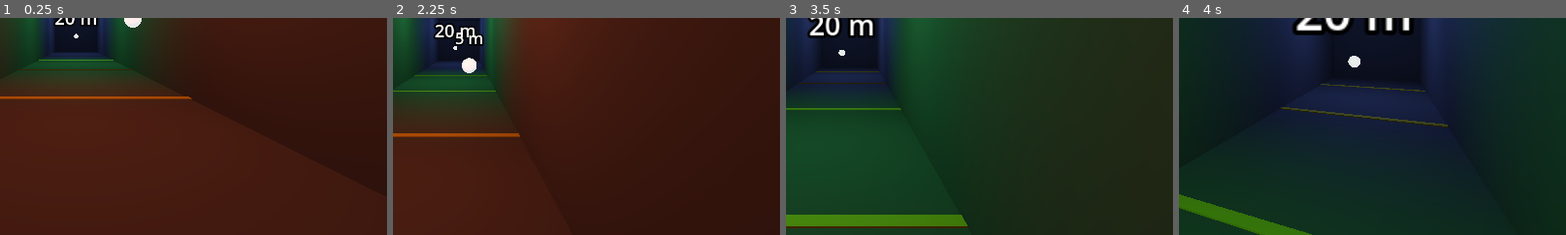
Above: before the commit, frames 1-4 (left to right).
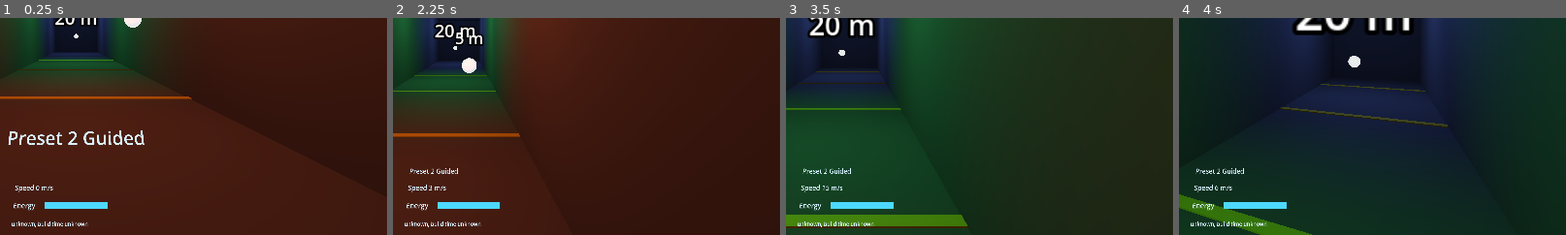
Above: after the commit, the same moments.

Repository: noless-zz/meltdown
Game: Godot game, scene res://main.tscn
The game is run twice, just before and just after one commit, with the same random seed, the same clock (stepped at 60 frames per second) and the same inputs.
Inputs (mouse positions are % of the whole screen's width and height, from its top left):
- Up to frame 1 (0.25 s): no input
- Up to frame 2 (2.25 s): tap Enter at 0.5 s; move the mouse to (72, 45) at 0.52 s; hold D 0.53-1.28 s; tap R at 0.6 s; click (72, 45) at 0.67 s; tap Space at 0.77, 1.52 s; move the mouse to (30, 55) at 1.27 s; hold S 1.28-2.03 s; tap E at 1.35 s; move the mouse to (60, 28) at 2.02 s; hold D from 2.03 s (still down); tap Shift at 2.1 s
- Up to frame 3 (3.5 s): move the mouse to (45, 70) at 2.77 s; release D at 2.78 s; hold W from 2.78 s (still down); tap Z at 2.85 s; click (45, 70) at 2.92 s; tap Space at 3.02 s
- Up to frame 4 (4 s): move the mouse to (80, 65) at 3.52 s; release W at 3.53 s; hold Left from 3.53 s (still down); tap Tab at 3.6 s; tap Space at 3.77 s
The pictures show only the part of the screen within x 40-90%, y 45-94%; the shares and areas given below are measured in that part.

The runs differ from the first frame. In frame 1, 1.7% of the frame differs, in the area x 2-38%, y 51-97%; in frame 2, 1.0%; in frame 3, 1.0%; in frame 4, 1.0%.

Commit message:
Show a cockpit status panel: preset, speed, energy, boost, build (#146)
The owner could not tell in the headset whether boost fired, how fast the
ship was going, how much energy was left, which comfort preset was active or
which build was running. A small panel fixed in the cockpit (a child of the
rig origin at the ship's centre, not of the camera) now shows all of it, and
a new preset is shown large for two seconds.

The panel only takes plain values from main.gd, so it never reads or writes
simulation state (ARC-3, MP-2). main.gd also logs afterburner on/off from the
ship state so a device log shows whether the stick click reaches the sim.

Co-Authored-By: Claude Opus 5.5 <noreply@anthropic.com>
Claude-Session: https://claude.ai/code/session_01Hhhk3zchvL4LeE3tZPzKJQ

Diff:
--- a/game/main.gd
+++ b/game/main.gd
@@ -45,6 +45,12 @@
 var head_recentre: HeadRecentre = HeadRecentre.new()
 ## Set when focus returns; the frame after a pause may run only one tick.
 var _resume_frame: bool = false
+## The panel under the rig, added by `attach_status_panel` (#146).
+var status_panel: StatusPanel = null
+## Which build this is, shown on the status panel; unknown in an editor run.
+var build_info: BuildInfo = BuildInfo.load_from(BuildInfo.DEFAULT_PATH)
+## The afterburner state last logged, so each start and stop is logged once.
+var _afterburner_logged: bool = false
 
 
 func _ready() -> void:
@@ -75,6 +81,7 @@
 		get_node_or_null("XRRig/RightHand") as XRController3D)
 	place_tunnel()
 	attach_fade_overlay()
+	attach_status_panel()
 	place_rig()
 	InstallerProbe.run_if_requested()  # Debug builds, only when asked (#130).
 
@@ -131,7 +138,9 @@
 		_end_one_tick_if_flown()
 	if fade_overlay != null:
 		fade_overlay.set_alpha(reset_hold.alpha)
+	log_afterburner()
 	place_rig()
+	update_status_panel(delta_seconds)
 
 
 ## Makes preset `number` (1..4) the active one; see `ComfortWiring.set_preset`.
@@ -159,6 +168,45 @@
 	if camera != null and fade_overlay == null:
 		fade_overlay = FadeOverlay.new()
 		camera.add_child(fade_overlay)
+
+
+## Puts the status panel under the rig origin, not the camera, so it stays in
+## the cockpit while the head turns; `update_status_panel` places it.
+func attach_status_panel() -> void:
+	var rig: Node3D = get_node_or_null("XRRig") as Node3D
+	if rig != null and status_panel == null:
+		status_panel = StatusPanel.new()
+		rig.add_child(status_panel)
+
+
+## Hands the panel this frame's values, read from copies of the latest ship
+## state; the panel never sees the session itself (ARC-3).
+func update_status_panel(delta_seconds: float) -> void:
+	if status_panel == null:
+		return
+	# The ship's centre sits at the recentred head point in the rig's space.
+	status_panel.transform = StatusPanel.rig_transform(head_recentre.offset.affine_inverse())
+	var ship: ShipState = session.current_ship()
+	var boost: String = ""
+	if ship.afterburner_active:
+		boost = StatusPanel.BOOST_ON
+	elif ship.afterburner_locked:
+		boost = StatusPanel.BOOST_RECHARGING
+	var energy_fraction: float = ship.energy / ship.max_energy if ship.max_energy > 0.0 else 0.0
+	status_panel.show_values(comfort.number, comfort.preset.display_name, ship.velocity.length(),
+		energy_fraction, boost, build_info.describe())
+	status_panel.advance(delta_seconds)
+
+
+## Logs each afterburner start and stop, so a device log shows whether the
+## stick click reaches the simulation (#146). Read from the latest state once
+## per frame: `Sim.last_events` only holds the last tick of a frame, so an
+## event on an earlier tick of a multi-tick frame would be missed.
+func log_afterburner() -> void:
+	var active: bool = session.current_ship().afterburner_active
+	if active != _afterburner_logged:
+		_afterburner_logged = active
+		print("Meltdown: afterburner %s" % ("on" if active else "off"))
 
 
 ## Puts the rig at the ship's pose for this frame, offset so the head sits at
--- /dev/null
+++ b/game/tests/test_status_panel.gd
@@ -0,0 +1,184 @@
+extends RefCounted
+
+## The cockpit status panel (#146): what it shows for given values, the large
+## preset label on a change, and the main scene feeding it the ship's speed,
+## energy and afterburner state and the active preset (ARC-3, MP-2).
+
+const FRAME: float = 1.0 / 90.0
+
+
+static func _values(buttons: Dictionary = {}) -> Dictionary:
+	var values: Dictionary = ControllerSampler.idle_values()
+	values["buttons"] = buttons
+	return values
+
+
+func _main() -> Node:
+	var scene: PackedScene = load("res://main.tscn") as PackedScene
+	var main: Node = scene.instantiate() if scene != null else null
+	if main != null:
+		main.call("attach_status_panel")
+	return main
+
+
+func test_the_panel_shows_the_values_it_is_given() -> String:
+	var panel: StatusPanel = StatusPanel.new()
+	panel.show_values(3, "Pilot", 19.6, 0.25, StatusPanel.BOOST_ON, "1a2b3c4, built 2026-11-16 10:00 UTC")
+	var shown: Dictionary = panel.texts()
+	var bar: float = panel.energy_bar_scale()
+	panel.free()
+	if shown[StatusPanel.PRESET_NAME] != "Preset 3 Pilot":
+		return "preset reads %s" % shown[StatusPanel.PRESET_NAME]
+	if shown[StatusPanel.SPEED_NAME] != "Speed 20 m/s":
+		return "speed reads %s (19.6 should round to 20)" % shown[StatusPanel.SPEED_NAME]
+	if shown[StatusPanel.BOOST_NAME] != "BOOST":
+		return "boost reads %s" % shown[StatusPanel.BOOST_NAME]
+	if shown[StatusPanel.BUILD_NAME] != "1a2b3c4, built 2026-11-16 10:00 UTC":
+		return "build reads %s" % shown[StatusPanel.BUILD_NAME]
+	if not is_equal_approx(bar, 0.25):
+		return "the energy bar is %.3f long for a quarter pool" % bar
+	return ""
+
+
+func test_boost_recharging_and_nothing() -> String:
+	var panel: StatusPanel = StatusPanel.new()
+	var seen: Array[String] = []
+	for boost: String in [StatusPanel.BOOST_ON, StatusPanel.BOOST_RECHARGING, ""]:
+		panel.show_values(2, "Guided", 0.0, 1.0, boost, "")
+		seen.append(String(panel.texts()[StatusPanel.BOOST_NAME]))
+	panel.free()
+	if seen != ["BOOST", "recharging", ""]:
+		return "boost texts were %s" % str(seen)
+	return ""
+
+
+func test_the_energy_bar_follows_the_fraction_and_stays_in_range() -> String:
+	var panel: StatusPanel = StatusPanel.new()
+	var cases: Dictionary = {0.0: 0.0, 0.5: 0.5, 1.0: 1.0, -0.2: 0.0, 1.5: 1.0}
+	for fraction: float in cases:
+		panel.show_values(2, "Guided", 0.0, fraction, "", "")
+		if not is_equal_approx(panel.energy_bar_scale(), cases[fraction]):
+			var got: float = panel.energy_bar_scale()
+			panel.free()
+			return "fraction %.2f drew a bar of %.3f" % [fraction, got]
+	panel.free()
+	return ""
+
+
+func test_a_preset_change_shows_large_for_two_seconds() -> String:
+	var panel: StatusPanel = StatusPanel.new()
+	panel.show_values(2, "Guided", 0.0, 1.0, "", "")
+	panel.advance(StatusPanel.PRESET_LARGE_SECONDS + 0.1)
+	panel.show_values(2, "Guided", 0.0, 1.0, "", "")
+	var large_without_change: bool = panel.large_preset_visible()
+	panel.show_values(3, "Pilot", 0.0, 1.0, "", "")
+	var large_on_change: bool = panel.large_preset_visible()
+	var large_text: String = panel.texts()[StatusPanel.PRESET_LARGE_NAME]
+	panel.advance(1.9)
+	panel.show_values(3, "Pilot", 0.0, 1.0, "", "")
+	var large_before_two: bool = panel.large_preset_visible()
+	panel.advance(0.2)
+	panel.show_values(3, "Pilot", 0.0, 1.0, "", "")
+	var large_after_two: bool = panel.large_preset_visible()
+	var small_after: bool = (panel.get_node(StatusPanel.PRESET_NAME) as Label3D).visible
+	panel.free()
+	if large_without_change:
+		return "the large preset showed without a change"
+	if not large_on_change or large_text != "Preset 3 Pilot":
+		return "a change to preset 3 did not show it large: %s" % large_text
+	if not large_before_two:
+		return "the large preset went before two seconds"
+	if large_after_two or not small_after:
+		return "after two seconds the preset was not small again"
+	return ""
+
+
+func test_the_panel_sits_low_and_ahead_in_the_cockpit() -> String:
+	var at: Transform3D = StatusPanel.rig_transform(Transform3D.IDENTITY)
+	var facing: Vector3 = at.basis.z
+	var to_eye: Vector3 = -at.origin.normalized()
+	if at.origin.y >= 0.0 or at.origin.z >= 0.0:
+		return "the panel is not below and ahead: %s" % at.origin
+	if at.origin.length() >= 1.0:
+		return "the panel is outside the ship's collision sphere"
+	if facing.dot(to_eye) < 0.9:
+		return "the panel's face does not point at the eyes: %s" % facing
+	# Moving the cockpit moves the panel with it.
+	var moved: Transform3D = StatusPanel.rig_transform(Transform3D(Basis.IDENTITY, Vector3(0.0, 1.2, 0.0)))
+	if not moved.origin.is_equal_approx(at.origin + Vector3(0.0, 1.2, 0.0)):
+		return "the panel did not follow the cockpit point"
+	return ""
+
+
+func test_main_attaches_the_panel_to_the_rig_not_the_camera() -> String:
+	var main: Node = _main()
+	main.call("attach_status_panel")
+	var panel: StatusPanel = main.get("status_panel")
+	var parent: String = String(panel.get_parent().name) if panel != null else ""
+	var count: int = 0
+	for child: Node in main.get_node("XRRig").get_children():
+		if child is StatusPanel:
+			count += 1
+	main.free()
+	if parent != "XRRig":
+		return "the panel's parent is '%s', not the rig origin" % parent
+	if count != 1:
+		return "attaching twice left %d panels" % count
+	return ""
+
+
+func test_holding_boost_shows_boost_and_speed_in_the_main_scene() -> String:
+	var main: Node = _main()
+	for i: int in 30:
+		main.call("apply_controls", _values({"right_button_lower": true}))
+		main.call("advance_frame", FRAME)
+	var panel: StatusPanel = main.get("status_panel")
+	var shown: Dictionary = panel.texts()
+	var bar: float = panel.energy_bar_scale()
+	var ship: ShipState = (main.get("session") as LocalSession).current_ship()
+	var energy: float = ship.energy / ship.max_energy
+	main.free()
+	if shown[StatusPanel.BOOST_NAME] != "BOOST":
+		return "with the afterburner held the panel shows '%s'" % shown[StatusPanel.BOOST_NAME]
+	if shown[StatusPanel.SPEED_NAME] == "Speed 0 m/s":
+		return "the panel shows no speed while boosting"
+	if not is_equal_approx(bar, energy) or bar >= 1.0:
+		return "the bar shows %.3f, the ship has %.3f" % [bar, energy]
+	return ""
+
+
+func test_a_preset_change_reaches_the_panel() -> String:
+	var main: Node = _main()
+	main.call("advance_frame", StatusPanel.PRESET_LARGE_SECONDS + 0.1)
+	var panel: StatusPanel = main.get("status_panel")
+	var large_settled: bool = panel.large_preset_visible()
+	main.call("apply_controls", _values({"left_button_upper": true}))
+	main.call("advance_frame", FRAME)
+	var shown: String = panel.texts()[StatusPanel.PRESET_NAME]
+	var large: bool = panel.large_preset_visible()
+	main.free()
+	if large_settled:
+		return "the start preset was still large after two seconds"
+	if not shown.begins_with("Preset 3 "):
+		return "after Y the panel shows '%s'" % shown
+	if not large:
+		return "the new preset was not shown large"
+	return ""
+
+
+func test_the_panel_leaves_the_simulation_alone() -> String:
+	var with_panel: Node = _main()
+	var without: Node = (load("res://main.tscn") as PackedScene).instantiate()
+	for i: int in 45:
+		var values: Dictionary = _values({"right_button_lower": i < 20})
+		values["right_stick"] = Vector2(0.4, 0.2)
+		for main: Node in [with_panel, without]:
+			main.call("apply_controls", values)
+			main.call("advance_frame", FRAME)
+	var hash_with: int = (with_panel.get("session") as LocalSession).sim.state_hash()
+	var hash_without: int = (without.get("session") as LocalSession).sim.state_hash()
+	with_panel.free()
+	without.free()
+	if hash_with != hash_without:
+		return "showing the panel changed the simulation"
+	return ""
--- /dev/null
+++ b/game/xr/status_panel.gd
@@ -0,0 +1,183 @@
+class_name StatusPanel
+extends Node3D
+
+## A small panel fixed in the cockpit, low and ahead of the eye point, that
+## shows at a glance what the owner could not tell in the headset (#146): the
+## active comfort preset, the ship's speed, the energy pool, whether the
+## afterburner is boosting or locked out, and which build is running.
+##
+## It is given plain values every frame and keeps no reference to the ship or
+## the session, so it can never read more than it is handed or write
+## simulation state (ARC-3, MP-2). Unshaded labels and one bar mesh: no
+## lights, no textures, nothing per-pixel beyond the glyphs (PRF-2).
+
+const NODE_NAME: String = "StatusPanel"
+const PRESET_NAME: String = "Preset"
+const PRESET_LARGE_NAME: String = "PresetLarge"
+const SPEED_NAME: String = "Speed"
+const BOOST_NAME: String = "Boost"
+const BUILD_NAME: String = "Build"
+const ENERGY_LABEL_NAME: String = "EnergyLabel"
+const ENERGY_BAR_NAME: String = "EnergyBar"
+const ENERGY_TRACK_NAME: String = "EnergyTrack"
+const BOOST_ON: String = "BOOST"
+const BOOST_RECHARGING: String = "recharging"
+
+## How long a new preset is shown large. Two seconds is long enough to read
+## the name after pressing Y without leaving a big label in view during flight.
+const PRESET_LARGE_SECONDS: float = 2.0
+## Where the panel sits in the cockpit, from the eye point: 0.3 m down and
+## 0.55 m ahead, about 30 degrees below straight ahead, so it is read by
+## glancing down and leaves the tunnel ahead clear. Inside the ship's 1 m
+## collision sphere, so no wall can come between it and the eyes.
+const COCKPIT_POSITION: Vector3 = Vector3(0.0, -0.3, -0.55)
+## Tilted back (top away from the eyes) by about the same angle, so its face
+## points up at the eyes rather than straight back along the ship.
+const TILT_DEGREES: float = 30.0
+## Metres per font pixel. With `SMALL_FONT` the text is about 1.3 cm tall,
+## roughly 1.3 degrees at 0.63 m: comfortably readable on Quest 3.
+const PIXEL_SIZE: float = 0.0004
+const SMALL_FONT: int = 32
+const LARGE_FONT: int = 96
+const BAR_WIDTH: float = 0.12
+const BAR_HEIGHT: float = 0.012
+## Centre of the full bar; the energy label sits to its left.
+const BAR_CENTRE_X: float = 0.0
+const TEXT_COLOR: Color = Color(0.85, 0.95, 1.0)
+const BOOST_COLOR: Color = Color(1.0, 0.6, 0.15)
+const RECHARGING_COLOR: Color = Color(0.6, 0.6, 0.6)
+const BAR_COLOR: Color = Color(0.3, 0.85, 1.0)
+const TRACK_COLOR: Color = Color(0.15, 0.2, 0.25)
+
+## Seconds the large preset label has left; 0 when it is hidden.
+var large_seconds_left: float = 0.0
+
+## The preset number last shown; 0 before the first values, so the preset the
+## game starts on is also shown large once.
+var _shown_preset: int = 0
+var _preset: Label3D
+var _preset_large: Label3D
+var _speed: Label3D
+var _boost: Label3D
+var _build: Label3D
+var _energy_bar: MeshInstance3D
+
+
+func _init() -> void:
+	name = NODE_NAME
+	_preset = _label(PRESET_NAME, Vector3(-0.12, 0.045, 0.0), SMALL_FONT)
+	_speed = _label(SPEED_NAME, Vector3(-0.12, 0.015, 0.0), SMALL_FONT)
+	_label(ENERGY_LABEL_NAME, Vector3(-0.12, -0.015, 0.0), SMALL_FONT).text = "Energy"
+	_boost = _label(BOOST_NAME, Vector3(0.04, 0.015, 0.0), SMALL_FONT)
+	_build = _label(BUILD_NAME, Vector3(-0.12, -0.045, 0.0), SMALL_FONT)
+	_build.font_size = SMALL_FONT * 3 / 4
+	_preset_large = _label(PRESET_LARGE_NAME, Vector3(0.0, 0.11, 0.0), LARGE_FONT)
+	_preset_large.horizontal_alignment = HORIZONTAL_ALIGNMENT_CENTER
+	_preset_large.visible = false
+	_bar(ENERGY_TRACK_NAME, TRACK_COLOR, -0.001)
+	_energy_bar = _bar(ENERGY_BAR_NAME, BAR_COLOR, 0.0)
+	_set_bar_fraction(1.0)
+
+
+## Shows this frame's values. `boost` is `""`, `BOOST_ON` or
+## `BOOST_RECHARGING`. A preset number different from the last one shows the
+## preset large for `PRESET_LARGE_SECONDS`.
+func show_values(preset_number: int, preset_name: String, speed_mps: float,
+		energy_fraction: float, boost: String, build_text: String) -> void:
+	var preset_text: String = "Preset %d %s" % [preset_number, preset_name]
+	if preset_number != _shown_preset:
+		_shown_preset = preset_number
+		large_seconds_left = PRESET_LARGE_SECONDS
+	_set_text(_preset, preset_text)
+	_set_text(_preset_large, preset_text)
+	_set_text(_speed, "Speed %d m/s" % roundi(speed_mps))
+	_set_text(_boost, boost)
+	_boost.modulate = RECHARGING_COLOR if boost == BOOST_RECHARGING else BOOST_COLOR
+	_set_text(_build, build_text)
+	_set_bar_fraction(energy_fraction)
+	_show_large(large_seconds_left > 0.0)
+
+
+## Runs the large preset label's timer by `delta` seconds.
+func advance(delta: float) -> void:
+	if large_seconds_left <= 0.0:
+		return
+	large_seconds_left = maxf(large_seconds_left - maxf(delta, 0.0), 0.0)
+	_show_large(large_seconds_left > 0.0)
+
+
+## The text each label shows, by node name, for tests and logs.
+func texts() -> Dictionary:
+	var shown: Dictionary = {}
+	for child: Node in get_children():
+		if child is Label3D:
+			shown[String(child.name)] = (child as Label3D).text
+	return shown
+
+
+func large_preset_visible() -> bool:
+	return _preset_large.visible
+
+
+## The energy bar's length as a fraction of the full bar, 0..1.
+func energy_bar_scale() -> float:
+	return _energy_bar.scale.x
+
+
+## Large and small never show together, so the preset is not read twice.
+func _show_large(large: bool) -> void:
+	_preset_large.visible = large
+	_preset.visible = not large
+
+
+func _set_bar_fraction(fraction: float) -> void:
+	var clamped: float = clampf(fraction, 0.0, 1.0) if is_finite(fraction) else 0.0
+	_energy_bar.scale = Vector3(clamped, 1.0, 1.0)
+	# Anchored at the left end, so the bar empties towards the left.
+	_energy_bar.position.x = BAR_CENTRE_X + BAR_WIDTH * (clamped - 1.0) * 0.5
+
+
+## Label3D rebuilds its glyph mesh on every assignment; most frames change nothing.
+static func _set_text(label: Label3D, text: String) -> void:
+	if label.text != text:
+		label.text = text
+
+
+func _label(label_name: String, at: Vector3, font_size: int) -> Label3D:
+	var label: Label3D = Label3D.new()
+	label.name = label_name
+	label.position = at
+	label.pixel_size = PIXEL_SIZE
+	label.font_size = font_size
+	label.outline_size = 0
+	label.shaded = false
+	label.double_sided = false
+	label.horizontal_alignment = HORIZONTAL_ALIGNMENT_LEFT
+	label.modulate = TEXT_COLOR
+	label.cast_shadow = GeometryInstance3D.SHADOW_CASTING_SETTING_OFF
+	add_child(label)
+	return label
+
+
+func _bar(bar_name: String, color: Color, depth: float) -> MeshInstance3D:
+	var quad: QuadMesh = QuadMesh.new()
+	quad.size = Vector2(BAR_WIDTH, BAR_HEIGHT)
+	var material: StandardMaterial3D = StandardMaterial3D.new()
+	material.shading_mode = BaseMaterial3D.SHADING_MODE_UNSHADED
+	material.albedo_color = color
+	var bar: MeshInstance3D = MeshInstance3D.new()
+	bar.name = bar_name
+	bar.mesh = quad
+	bar.material_override = material
+	bar.cast_shadow = GeometryInstance3D.SHADOW_CASTING_SETTING_OFF
+	bar.position = Vector3(BAR_CENTRE_X, -0.015, depth)
+	add_child(bar)
+	return bar
+
+
+## The panel's transform under the rig origin. `cockpit` is where the ship's
+## centre (the eye point) sits in the rig's tracked space, so the panel moves
+## with the ship and not with the head.
+static func rig_transform(cockpit: Transform3D) -> Transform3D:
+	var local: Transform3D = Transform3D(Basis(Vector3.RIGHT, -deg_to_rad(TILT_DEGREES)), COCKPIT_POSITION)
+	return cockpit * local
Not shown, added: game/tests/test_status_panel.gd.uid
Not shown, added: game/xr/status_panel.gd.uid
Not shown, added: docs/devlog/2026-11-16-0431-builder-issue-146.md
